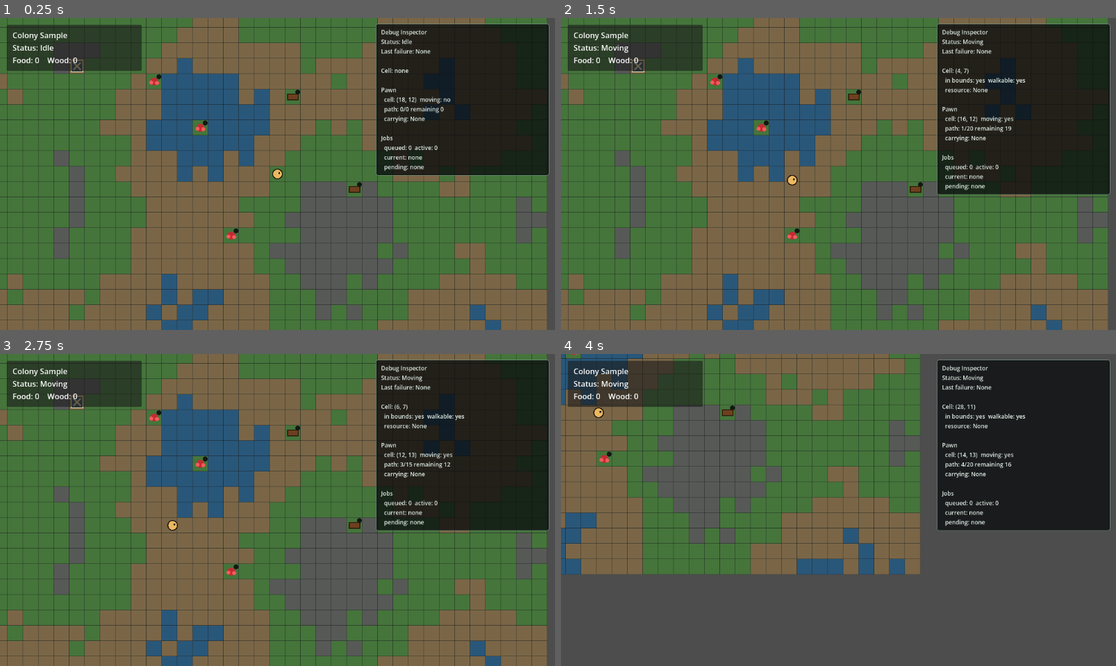
Above: before the commit, frames 1-4 (two rows, left to right).
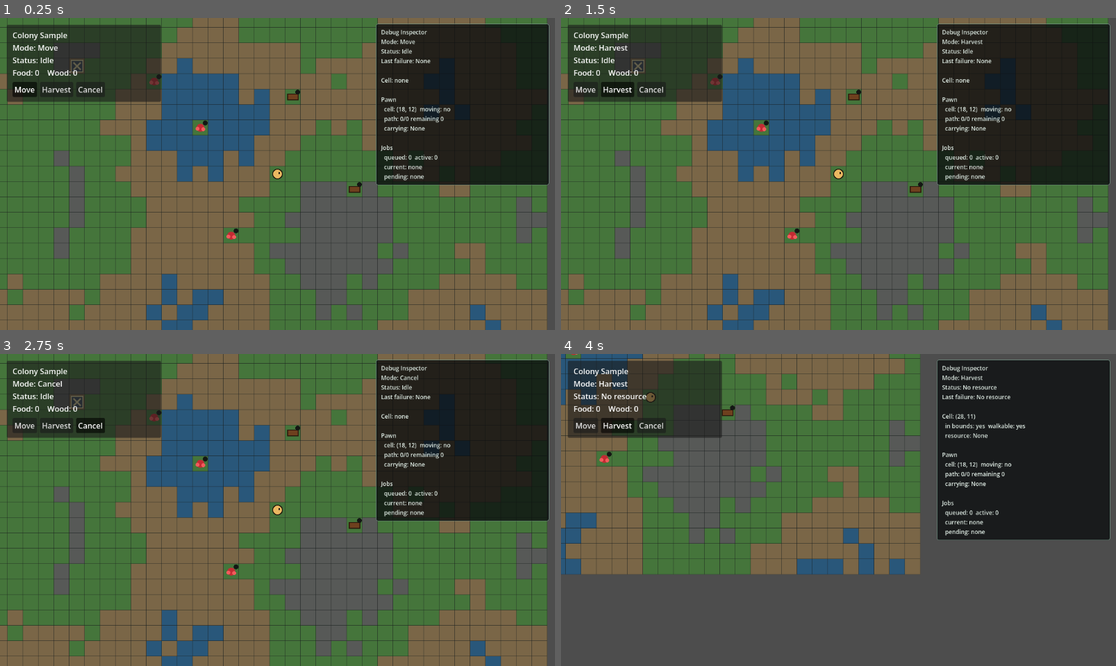
Above: after the commit, the same moments.

Repository: KUAKUAandFAFA/rimworld-like
Game: Godot game, scene res://scenes/main.tscn
The game is run twice, just before and just after one commit, with the same random seed, the same clock (stepped at 60 frames per second) and the same inputs.
Inputs (mouse positions are in pixels of both pictures, inside the frame that each line leads up to):
- Up to frame 1 (0.25 s): no input
- Up to frame 2 (1.5 s): click (583, 89) at 0.5 s, where only the run after the commit has a clickable "Move"; click (616, 89) at 1.25 s, where only the run after the commit has a clickable "Harvest"
- Up to frame 3 (2.75 s): click (88, 425) at 2 s, where only the run after the commit has a clickable "Cancel"
- Up to frame 4 (4 s): tap Enter at 2.75 s; move the mouse to (960, 494) at 2.77 s; hold D 2.78-3.53 s; tap 2 (command_mode_harvest, bound only after the commit) at 2.85, 3.8 s; click (960, 494) at 2.92 s; tap 1 (command_mode_move, bound only after the commit) at 3.05, 3.6 s; move the mouse to (727, 525) at 3.52 s; hold S from 3.53 s (still down)

The runs differ from the first frame. In frame 1, 5.5% of the frame differs, in the area x 1-99%, y 2-54%; in frame 2, 5.7%; in frame 3, 5.7%; in frame 4, 5.8%, in the area x 1-99%, y 2-60%.

Commit message:
G05 add command mode model

Diff:
--- a/scenes/main.tscn
+++ b/scenes/main.tscn
@@ -10,6 +10,7 @@
 [ext_resource type="PackedScene" path="res://scenes/ui/colony_hud.tscn" id="8_hud"]
 [ext_resource type="Script" path="res://scripts/data/definition_registry.gd" id="9_definition_registry"]
 [ext_resource type="Script" path="res://scripts/debug/debug_inspector.gd" id="10_debug_inspector"]
+[ext_resource type="Script" path="res://scripts/app/command_mode_model.gd" id="11_command_mode"]
 
 [node name="Main" type="Node2D" unique_id=1362121018]
 script = ExtResource("1_game_root")
@@ -20,6 +21,9 @@
 
 [node name="DefinitionRegistry" type="Node" parent="."]
 script = ExtResource("9_definition_registry")
+
+[node name="CommandModeModel" type="Node" parent="."]
+script = ExtResource("11_command_mode")
 
 [node name="JobQueue" type="Node" parent="."]
 script = ExtResource("4_job_queue")
--- a/scenes/ui/colony_hud.tscn
+++ b/scenes/ui/colony_hud.tscn
@@ -8,7 +8,7 @@
 
 [node name="Panel" type="PanelContainer" parent="."]
 position = Vector2(14, 14)
-custom_minimum_size = Vector2(280, 96)
+custom_minimum_size = Vector2(320, 132)
 
 [node name="Margin" type="MarginContainer" parent="Panel"]
 layout_mode = 2
@@ -17,7 +17,37 @@
 theme_override_constants/margin_right = 12
 theme_override_constants/margin_bottom = 10
 
-[node name="SummaryLabel" type="Label" parent="Panel/Margin"]
+[node name="VBox" type="VBoxContainer" parent="Panel/Margin"]
+layout_mode = 2
+theme_override_constants/separation = 8
+
+[node name="SummaryLabel" type="Label" parent="Panel/Margin/VBox"]
 unique_name_in_owner = true
 layout_mode = 2
 theme_override_font_sizes/font_size = 16
+
+[node name="CommandBar" type="HBoxContainer" parent="Panel/Margin/VBox"]
+layout_mode = 2
+theme_override_constants/separation = 6
+
+[node name="MoveButton" type="Button" parent="Panel/Margin/VBox/CommandBar"]
+unique_name_in_owner = true
+layout_mode = 2
+focus_mode = 0
+toggle_mode = true
+button_pressed = true
+text = "Move"
+
+[node name="HarvestButton" type="Button" parent="Panel/Margin/VBox/CommandBar"]
+unique_name_in_owner = true
+layout_mode = 2
+focus_mode = 0
+toggle_mode = true
+text = "Harvest"
+
+[node name="CancelButton" type="Button" parent="Panel/Margin/VBox/CommandBar"]
+unique_name_in_owner = true
+layout_mode = 2
+focus_mode = 0
+toggle_mode = true
+text = "Cancel"
--- /dev/null
+++ b/scripts/app/command_mode_model.gd
@@ -0,0 +1,62 @@
+class_name CommandModeModel
+extends Node
+
+signal mode_changed(mode: String, label: String)
+
+const MODE_MOVE := "move"
+const MODE_HARVEST := "harvest"
+const MODE_CANCEL := "cancel"
+
+const MODES := [
+	MODE_MOVE,
+	MODE_HARVEST,
+	MODE_CANCEL,
+]
+
+const MODE_LABELS := {
+	MODE_MOVE: "Move",
+	MODE_HARVEST: "Harvest",
+	MODE_CANCEL: "Cancel",
+}
+
+@export_enum("move", "harvest", "cancel") var default_mode := MODE_MOVE
+
+var _active_mode := MODE_MOVE
+
+
+func _ready() -> void:
+	set_mode(default_mode)
+
+
+func set_mode(mode: String) -> void:
+	if not is_valid_mode(mode):
+		push_warning("CommandModeModel: ignored unknown command mode %s" % mode)
+		return
+
+	if _active_mode == mode:
+		mode_changed.emit(_active_mode, get_mode_label(_active_mode))
+		return
+
+	_active_mode = mode
+	mode_changed.emit(_active_mode, get_mode_label(_active_mode))
+
+
+func get_mode() -> String:
+	return _active_mode
+
+
+func get_mode_label(mode: String = "") -> String:
+	var mode_to_label := _active_mode if mode == "" else mode
+	return String(MODE_LABELS.get(mode_to_label, mode_to_label.capitalize()))
+
+
+func get_modes() -> PackedStringArray:
+	var modes := PackedStringArray()
+	for mode in MODES:
+		modes.append(String(mode))
+
+	return modes
+
+
+func is_valid_mode(mode: String) -> bool:
+	return MODES.has(mode)
--- a/scripts/app/game_root.gd
+++ b/scripts/app/game_root.gd
@@ -9,6 +9,7 @@
 @onready var grid: WorldGrid = $WorldGrid
 @onready var pawn: Pawn = $Pawn
 @onready var definition_registry: DefinitionRegistry = $DefinitionRegistry
+@onready var command_mode_model: CommandModeModel = $CommandModeModel
 @onready var job_queue: JobQueue = $JobQueue
 @onready var stockpile: StockpileSystem = $StockpileSystem
 @onready var harvest_job_driver: HarvestJobDriver = $HarvestJobDriver
@@ -33,6 +34,7 @@
 	harvest_job_driver.configure(grid, pawn, stockpile, job_queue)
 
 	_connect_signals()
+	_on_command_mode_changed(command_mode_model.get_mode(), command_mode_model.get_mode_label())
 	_register_initial_stockpile_items()
 	_spawn_pawn()
 	_update_hud()
@@ -56,6 +58,12 @@
 		input_controller.camera_pan_requested.connect(_on_camera_pan_requested)
 	if not input_controller.camera_zoom_requested.is_connected(_on_camera_zoom_requested):
 		input_controller.camera_zoom_requested.connect(_on_camera_zoom_requested)
+	if not input_controller.command_mode_requested.is_connected(_on_command_mode_requested):
+		input_controller.command_mode_requested.connect(_on_command_mode_requested)
+	if not hud.command_mode_requested.is_connected(_on_command_mode_requested):
+		hud.command_mode_requested.connect(_on_command_mode_requested)
+	if not command_mode_model.mode_changed.is_connected(_on_command_mode_changed):
+		command_mode_model.mode_changed.connect(_on_command_mode_changed)
 	if not pawn.arrived.is_connected(_on_pawn_arrived):
 		pawn.arrived.connect(_on_pawn_arrived)
 	if not harvest_job_driver.status_changed.is_connected(_set_status):
@@ -84,19 +92,43 @@
 func _on_primary_cell_clicked(target_cell: Vector2i) -> void:
 	_select_cell(target_cell)
 
+	match command_mode_model.get_mode():
+		CommandModeModel.MODE_MOVE:
+			_handle_move_command(target_cell)
+		CommandModeModel.MODE_HARVEST:
+			_handle_harvest_command(target_cell)
+		CommandModeModel.MODE_CANCEL:
+			_handle_cancel_command(target_cell)
+		_:
+			_set_failure_status("Unknown command mode")
+
+
+func _handle_move_command(target_cell: Vector2i) -> void:
 	if harvest_job_driver.is_busy():
 		_set_failure_status("Pawn busy")
 		return
 
-	if grid.has_resource(target_cell):
-		_queue_harvest_job(target_cell)
-		return
-
 	if not grid.is_cell_walkable(target_cell):
 		_set_failure_status("Blocked")
 		return
 
 	_move_pawn_directly(target_cell)
+
+
+func _handle_harvest_command(target_cell: Vector2i) -> void:
+	if harvest_job_driver.is_busy():
+		_set_failure_status("Pawn busy")
+		return
+
+	if not grid.has_resource(target_cell):
+		_set_failure_status("No resource")
+		return
+
+	_queue_harvest_job(target_cell)
+
+
+func _handle_cancel_command(_target_cell: Vector2i) -> void:
+	_set_failure_status("Nothing to cancel")
 
 
 func _queue_harvest_job(resource_cell: Vector2i) -> void:
@@ -168,6 +200,17 @@
 
 func _on_camera_zoom_requested(amount: float) -> void:
 	camera.zoom = Vector2.ONE * clampf(camera.zoom.x * amount, 0.55, 2.5)
+
+
+func _on_command_mode_requested(mode: String) -> void:
+	command_mode_model.set_mode(mode)
+
+
+func _on_command_mode_changed(mode: String, label: String) -> void:
+	if hud != null:
+		hud.set_command_mode(mode, label)
+
+	_update_debug_inspector()
 
 
 func _set_status(text: String) -> void:
@@ -201,6 +244,7 @@
 	debug_inspector.set_snapshot({
 		"status": _status_text,
 		"last_failure": _last_failure_reason,
+		"command_mode": command_mode_model.get_mode_label(),
 		"selected_cell": _selected_cell_debug_snapshot(),
 		"pawn": pawn.get_debug_snapshot(),
 		"jobs": job_queue.get_debug_snapshot(),
--- a/scripts/app/player_input_controller.gd
+++ b/scripts/app/player_input_controller.gd
@@ -2,10 +2,21 @@
 extends Node2D
 
 signal primary_cell_clicked(cell: Vector2i)
+signal command_mode_requested(mode: String)
 signal camera_pan_requested(direction: Vector2, delta: float)
 signal camera_zoom_requested(amount: float)
 
+const ACTION_COMMAND_MOVE := "command_mode_move"
+const ACTION_COMMAND_HARVEST := "command_mode_harvest"
+const ACTION_COMMAND_CANCEL := "command_mode_cancel"
+
 var grid: WorldGrid
+
+
+func _ready() -> void:
+	_ensure_key_action(ACTION_COMMAND_MOVE, KEY_1)
+	_ensure_key_action(ACTION_COMMAND_HARVEST, KEY_2)
+	_ensure_key_action(ACTION_COMMAND_CANCEL, KEY_3)
 
 
 func configure(new_grid: WorldGrid) -> void:
@@ -29,6 +40,19 @@
 
 
 func _unhandled_input(event: InputEvent) -> void:
+	if event.is_action_pressed(ACTION_COMMAND_MOVE):
+		command_mode_requested.emit(CommandModeModel.MODE_MOVE)
+		get_viewport().set_input_as_handled()
+		return
+	if event.is_action_pressed(ACTION_COMMAND_HARVEST):
+		command_mode_requested.emit(CommandModeModel.MODE_HARVEST)
+		get_viewport().set_input_as_handled()
+		return
+	if event.is_action_pressed(ACTION_COMMAND_CANCEL):
+		command_mode_requested.emit(CommandModeModel.MODE_CANCEL)
+		get_viewport().set_input_as_handled()
+		return
+
 	if grid == null:
 		return
 
@@ -45,3 +69,15 @@
 		camera_zoom_requested.emit(1.1)
 	elif mouse_event.button_index == MOUSE_BUTTON_WHEEL_DOWN:
 		camera_zoom_requested.emit(0.9)
+
+
+func _ensure_key_action(action: String, physical_keycode: Key) -> void:
+	if not InputMap.has_action(action):
+		InputMap.add_action(action)
+
+	if not InputMap.action_get_events(action).is_empty():
+		return
+
+	var event := InputEventKey.new()
+	event.physical_keycode = physical_keycode
+	InputMap.action_add_event(action, event)
--- a/scripts/debug/debug_inspector.gd
+++ b/scripts/debug/debug_inspector.gd
@@ -92,6 +92,7 @@
 func _build_lines() -> PackedStringArray:
 	var lines := PackedStringArray()
 	lines.append("Debug Inspector")
+	lines.append("Mode: %s" % String(_snapshot.get("command_mode", "Unknown")))
 	lines.append("Status: %s" % String(_snapshot.get("status", "Unknown")))
 	lines.append("Last failure: %s" % String(_snapshot.get("last_failure", "None")))
 	lines.append("")
--- a/scripts/ui/colony_hud.gd
+++ b/scripts/ui/colony_hud.gd
@@ -1,18 +1,39 @@
 class_name ColonyHud
 extends CanvasLayer
 
+signal command_mode_requested(mode: String)
+
 @onready var _summary_label: Label = %SummaryLabel
+@onready var _move_button: Button = %MoveButton
+@onready var _harvest_button: Button = %HarvestButton
+@onready var _cancel_button: Button = %CancelButton
 
 var _status_text := "Idle"
+var _command_mode_label := "Move"
+var _active_command_mode := CommandModeModel.MODE_MOVE
 var _stockpile_snapshot: Dictionary = {}
+var _mode_buttons: Dictionary = {}
 
 
 func _ready() -> void:
+	_mode_buttons = {
+		CommandModeModel.MODE_MOVE: _move_button,
+		CommandModeModel.MODE_HARVEST: _harvest_button,
+		CommandModeModel.MODE_CANCEL: _cancel_button,
+	}
+	_connect_command_buttons()
 	_refresh()
 
 
 func set_status(text: String) -> void:
 	_status_text = text
+	_refresh()
+
+
+func set_command_mode(mode: String, label: String) -> void:
+	_active_command_mode = mode
+	_command_mode_label = label
+	_refresh_command_buttons()
 	_refresh()
 
 
@@ -25,10 +46,13 @@
 	if _summary_label == null:
 		return
 
-	_summary_label.text = "Colony Sample\nStatus: %s\n%s" % [
+	_summary_label.text = "Colony Sample\nMode: %s\nStatus: %s\n%s" % [
+		_command_mode_label,
 		_status_text,
 		_format_stockpile(),
 	]
+
+	_refresh_command_buttons()
 
 
 func _format_stockpile() -> String:
@@ -48,3 +72,30 @@
 		])
 
 	return "    ".join(entries)
+
+
+func _connect_command_buttons() -> void:
+	_connect_mode_button(_move_button, CommandModeModel.MODE_MOVE)
+	_connect_mode_button(_harvest_button, CommandModeModel.MODE_HARVEST)
+	_connect_mode_button(_cancel_button, CommandModeModel.MODE_CANCEL)
+
+
+func _connect_mode_button(button: Button, mode: String) -> void:
+	if button == null:
+		return
+
+	var callback := _on_command_button_pressed.bind(mode)
+	if not button.pressed.is_connected(callback):
+		button.pressed.connect(callback)
+
+
+func _on_command_button_pressed(mode: String) -> void:
+	command_mode_requested.emit(mode)
+
+
+func _refresh_command_buttons() -> void:
+	for raw_mode in _mode_buttons.keys():
+		var mode := String(raw_mode)
+		var button := _mode_buttons[mode] as Button
+		if button != null:
+			button.set_pressed_no_signal(mode == _active_command_mode)
Not shown: 1 places in scenes/main.tscn that only renumber resources
Not shown, added: scripts/app/command_mode_model.gd.uid
